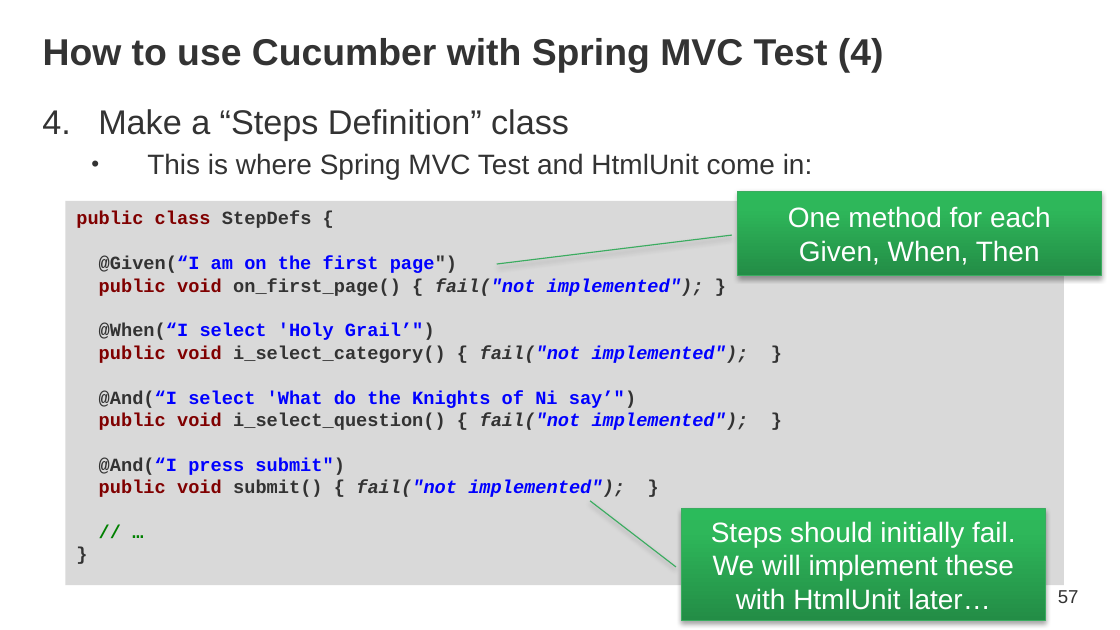
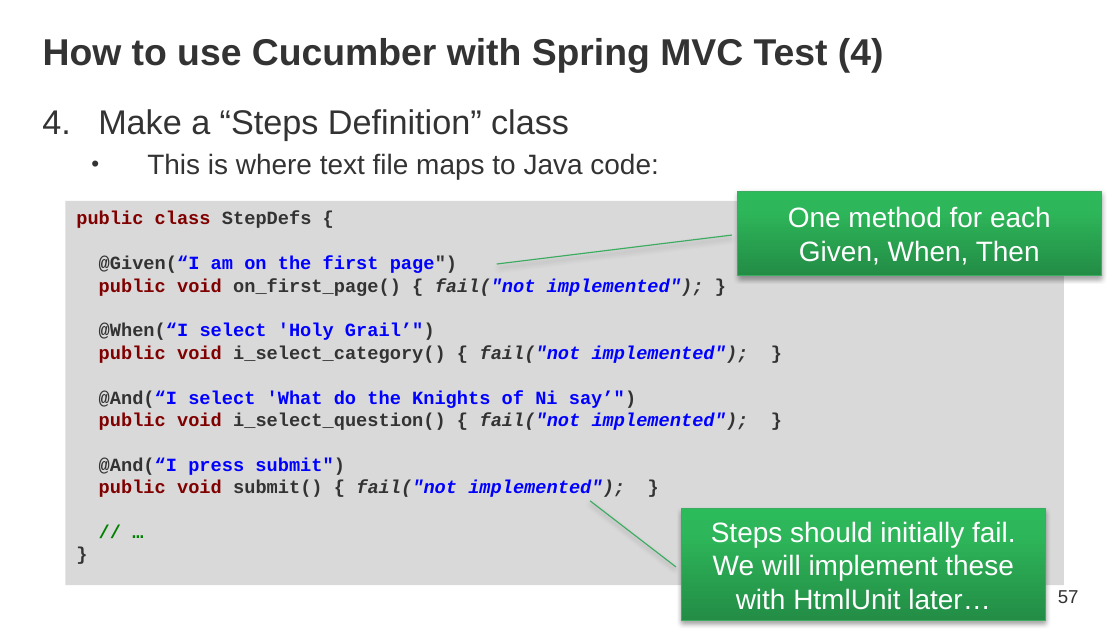
Before and after one commit to SpringOne2GX-2014/monty-python-trivia, a slide deck: slide 57 of SpringOne2GX_2014_HolyIntegrationTest.pptx. Drawn at 1120x630 pixels with LibreOffice and Linux fonts; fonts in the diff are those of the drawing; background and template pictures are left out. Boxes give left, top, right and bottom in pixels: in the first picture for what was removed or moved away, otherwise in the second. Text is boxed around its words. In the diff, an @@ line names an element or a change of style, - is before the commit and + after.

Commit message:
minor formatting.  Fixed package names on cucumber slides

```diff
--- a/SpringOne2GX_2014_HolyIntegrationTest.pptx
+++ b/SpringOne2GX_2014_HolyIntegrationTest.pptx
@@ text at box(147, 153, 658, 180): text changed @@
-  • This is where Spring MVC Test and HtmlUnit come in:
+  • This is where text file maps to Java code:
```
Also in this commit, not shown: 2 other slides changed, 1 other file.
